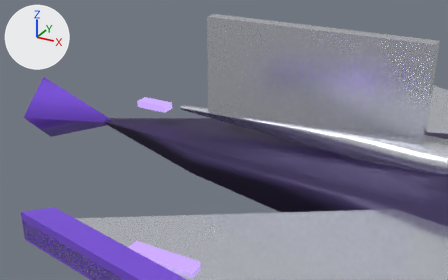
A saved change to the glTF model docs/concept-art/models/reciter-hadron.glb.
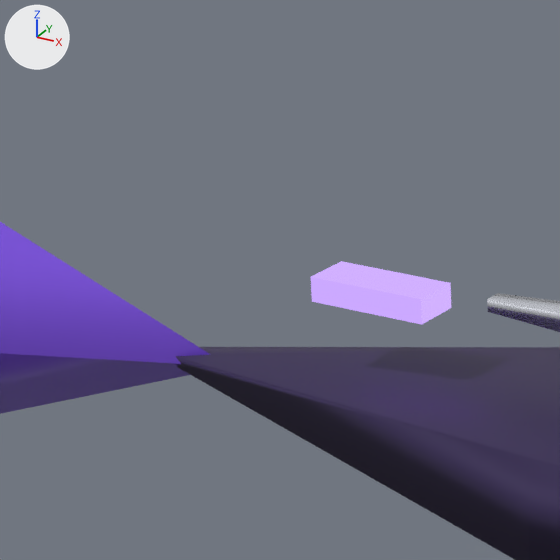
Each version is shown from a 50 mm camera at (-23.5, -27.25, 14.07) aimed at (-39.25, 1.39, -0.25), then close up on the part from 13% to 44% of the width and 12% to 61% of the height. Arrows for +X, +Y and +Z are at upper left; the lights stay in place. The older version's two pictures come first. Where no turn or scale is listed for an object, it has been applied to the vertices.

Names of what the first close-up shows: 'blade_hull', 'blade_spine', 'drive_prism', 'drive_seam'.
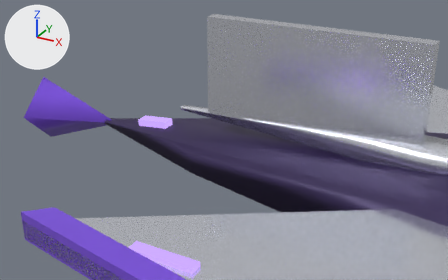
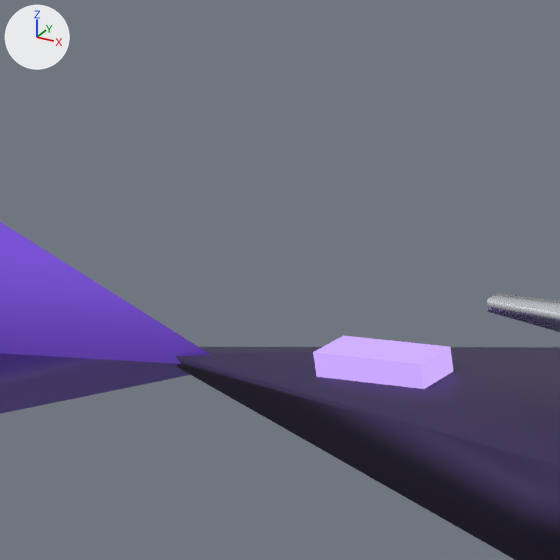
Pixel boxes (x1, y1, x2, y2) of what changed, in the close-ups (560 x 560 px):
'drive_seam', moved, turned: before (310, 261, 451, 325); after (313, 336, 453, 389)

Patch to the scene script:
```diff
--- a/docs/concept-art/models/reciter-hadron.glb.py
+++ b/docs/concept-art/models/reciter-hadron.glb.py
@@ ob_drive_seam @@
 ob_drive_seam.parent = ob_hadron_reciter
-ob_drive_seam.location = (-46.0, 0.0, 1.8)
+ob_drive_seam.location = (-46.02, 0.0, 0.666)
+ob_drive_seam.rotation_euler = (0.0, -0.0969, 0.0)  # degrees (0, -5.6, 0)
```
